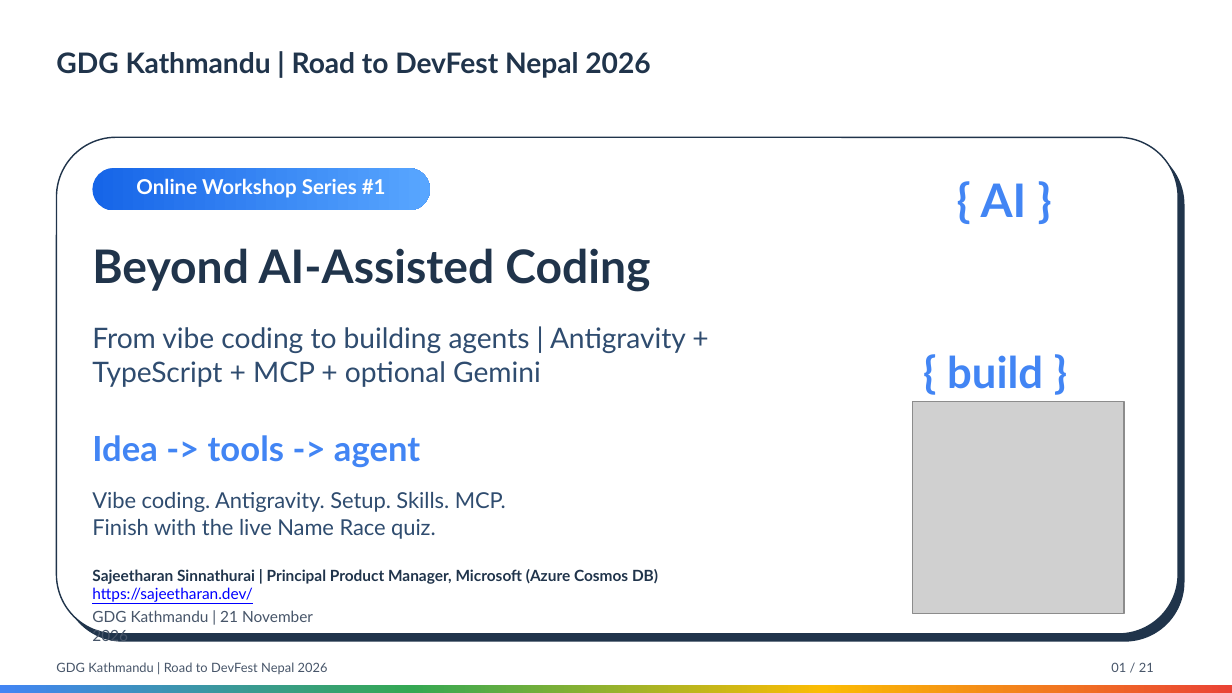
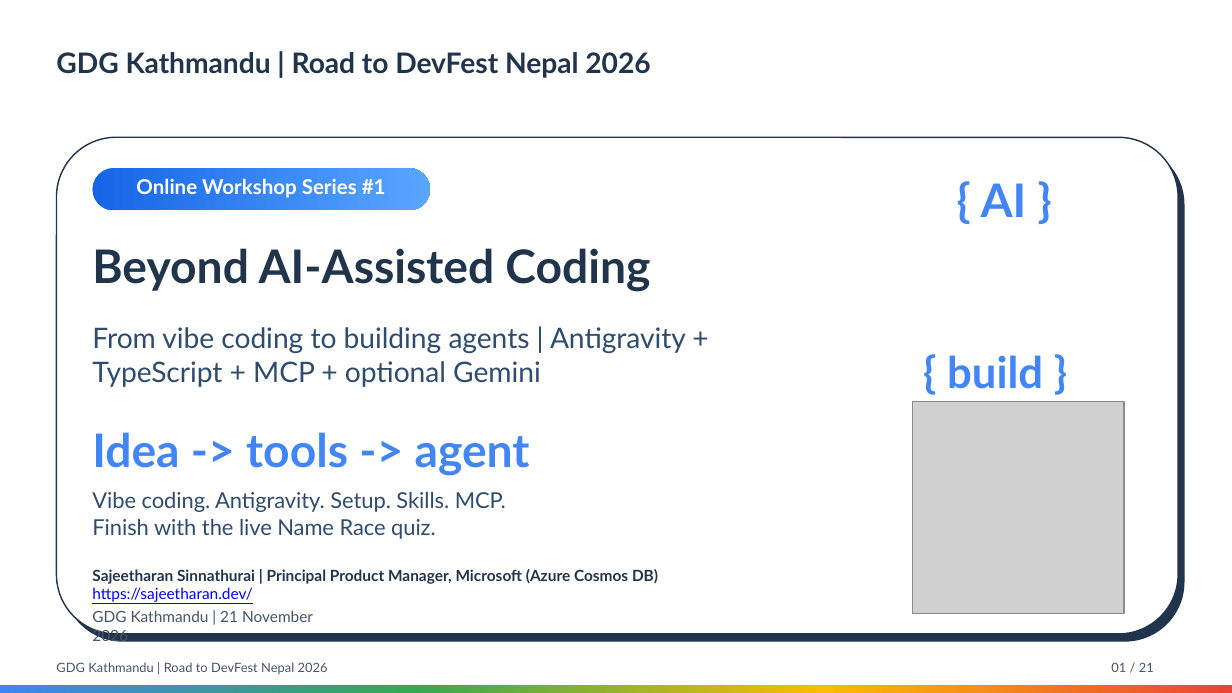
Before and after one commit to analyticsrepo01/google-play-agy-workshop, a slide deck: slide 1 of workshop/Beyond_AI_Assisted_Coding.pptx. Drawn at 1232x693 pixels with LibreOffice and Linux fonts; fonts in the diff are those of the drawing; grey boxes stand for pictures. Boxes give left, top, right and bottom in pixels: in the first picture for what was removed or moved away, otherwise in the second. Text is boxed around its words. In the diff, an @@ line names an element or a change of style, - is before the commit and + after.

```diff
--- a/workshop/Beyond_AI_Assisted_Coding.pptx
+++ b/workshop/Beyond_AI_Assisted_Coding.pptx
@@ text "Idea -> tools -> agent" at <box>92,432,530,476</box>: size 20.2 to 27 pt; line spacing 24.7pt to 29.7pt @@
```
Also in this commit, not shown: 1 other slide changed, 7 other files.
